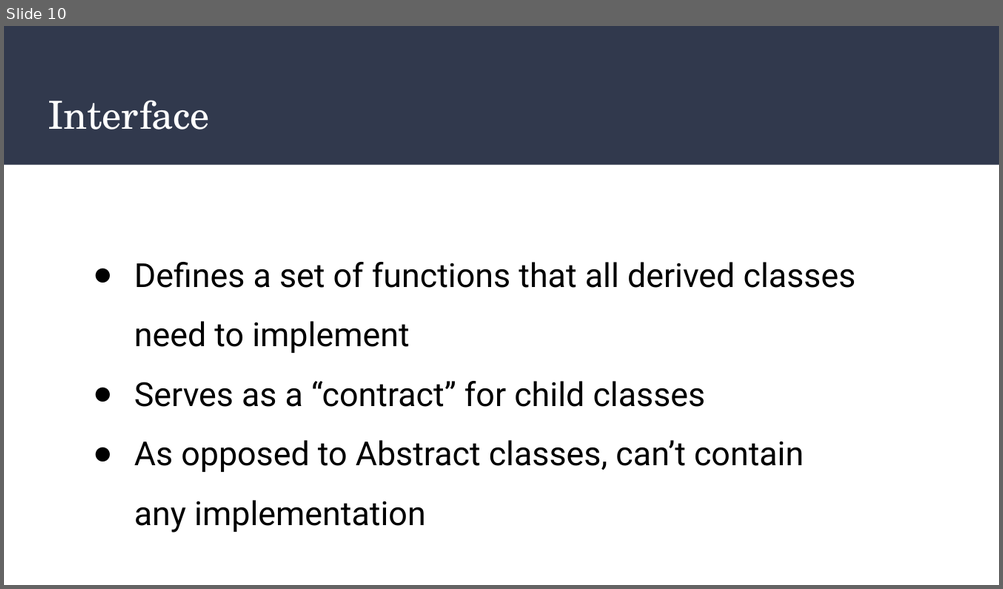
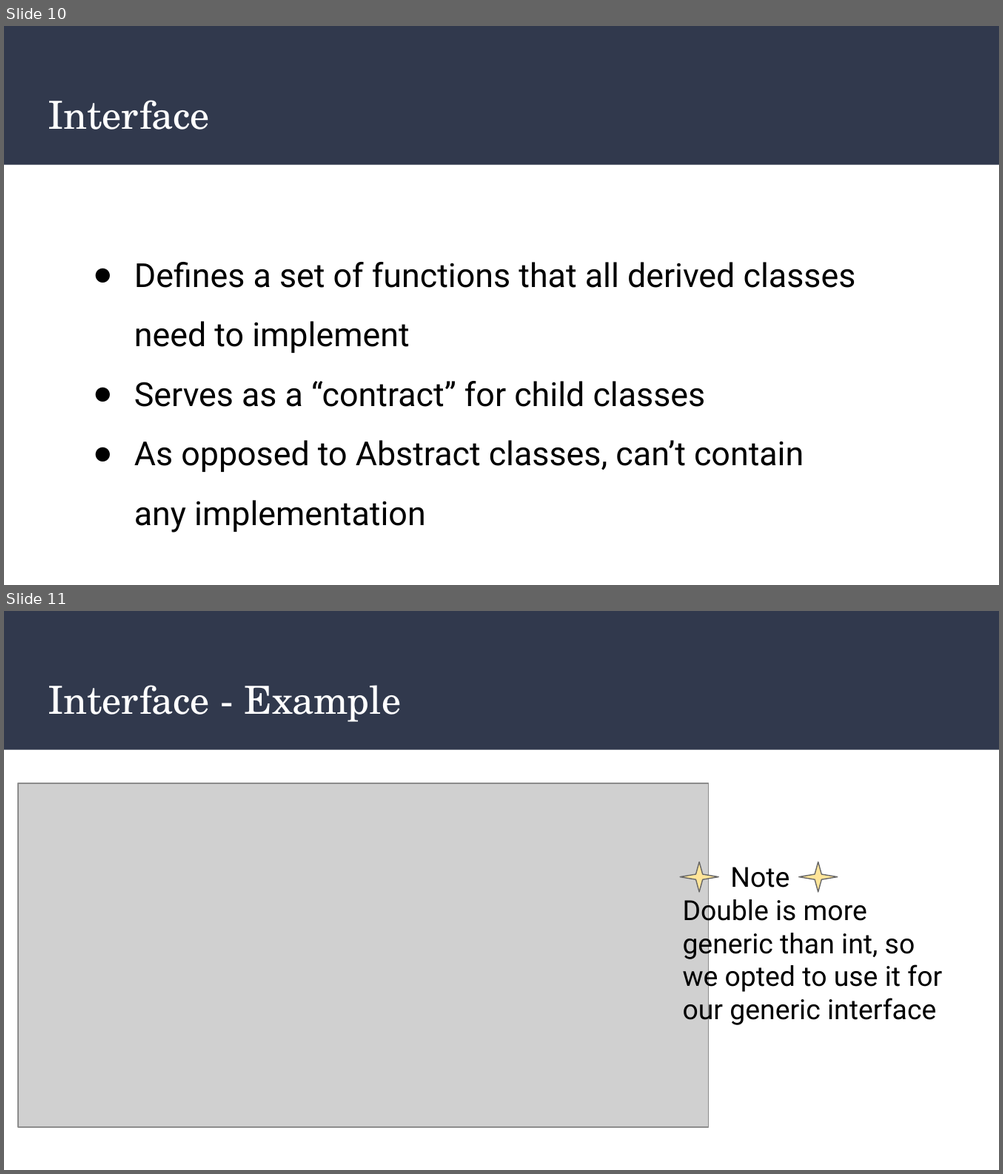
Before and after one commit to shpolina/CodeLouisville, a slide deck: Intermediate/CSharpIntermediate.pptx. Shown one above the other, each under a label of ours: slide 10 before the commit, slides 10 and 11 after it. The pictures are 1003x589 and 1003x1174 pixels, drawn with LibreOffice and Linux fonts; fonts in the diff are those of the drawing; grey boxes stand for pictures. Boxes give left, top, right and bottom in pixels: in the first picture for what was removed or moved away, otherwise in the second. Text is boxed around its words. In the diff, an @@ line names an element or a change of style, - is before the commit and + after.

```diff
--- a/Intermediate/CSharpIntermediate.pptx
+++ b/Intermediate/CSharpIntermediate.pptx
@@ slide 11 added at <box>4,611,999,1170</box>, background #FFFFFF; not listed: 1 template element that a slide beside it also shows @@
@@ title added at <box>48,685,401,722</box>, 28 pt, text #FFFFFF @@
+Interface - Example
@@ picture added at <box>18,784,708,1128</box> @@
@@ star added at <box>680,862,718,891</box>, fill #FFE599, outline #666666 0.75 pt @@
@@ text added at <box>683,867,942,1027</box>, 20 pt, text #000000 @@
+Note
+Double is more generic than int, so we opted to use it for our generic interface
@@ star added at <box>799,862,837,891</box>, fill #FFE599, outline #666666 0.75 pt @@
```
Also in this commit, not shown: 3 slides changed, 1 other slide added, 2 slides removed.
